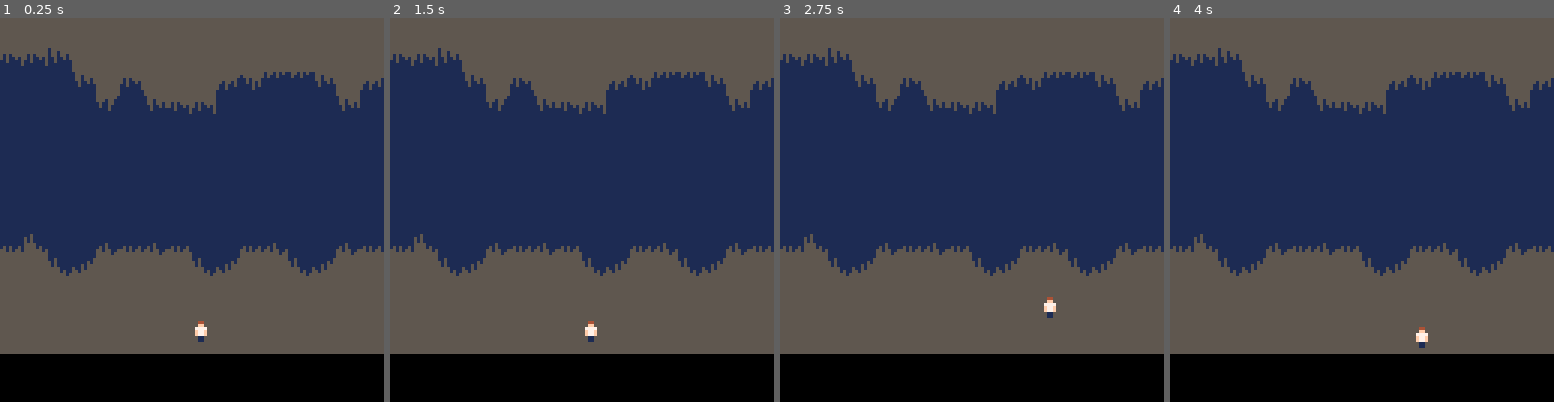
Above: before the commit, frames 1-4 (left to right).
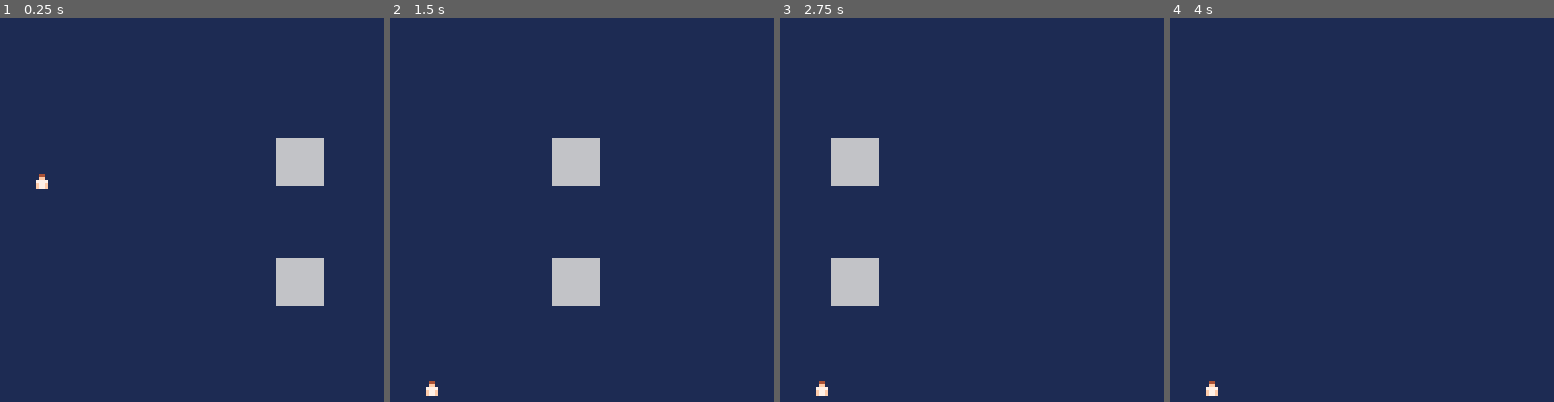
Above: after the commit, the same moments.

Repository: AleexRondan/FlappyBat
Game: PICO-8 cartridge flappy-bat.p8
Two runs of this game, one before a commit and one after it. Both use one fixed random seed, a clock stepped at 60 frames per second and the inputs below.
Inputs:
- Up to frame 1 (0.25 s): no input
- Up to frame 2 (1.5 s): no input
- Up to frame 3 (2.75 s): hold Right 1.6-2.1 s; hold Up 2.15-2.42 s; hold Right from 2.47 s (still down)
- Up to frame 4 (4 s): release Right at 3.03 s; hold Left 3.08-3.58 s; hold Down 3.63-3.97 s

The runs differ from the first frame. In frame 1, 57% of the frame differs, in the area x 0-100%, y 0-100%; in frame 2, 57%; in frame 3, 57%; in frame 4, 55%.

Commit message:
Refactor player movement and add cave obstacles
Rewrote player movement logic to use gravity and flapping mechanics, replacing directional controls. Introduced cave obstacle initialization, update, and draw functions. Updated graphics and map data to reflect new cave elements.

Diff:
--- a/flappy-bat.p8
+++ b/flappy-bat.p8
@@ -4,31 +4,45 @@
 function _init()
 	-- set variables
 
-	position_x = 63
-	position_y = 100
+	px = 10
+	py = 35
+	gravity = 2
+
+	flap = 0
+	flap_down = 8
+
+	-- funcion de cueva
+	i_cave()
 
 end
 
 function _update()
 	-- do calculations
 
- if (btn(➡️)) then
-
- 	position_x += 1
-
- elseif (btn(⬅️)) then
-
- 	position_x -= 1
-
- elseif (btn(⬆️)) then
-
- 	position_y -= 1
-
- elseif (btn(⬇️)) then
-
- 	position_y += 1
-
+	-- velocidad con la que cae
+	-- el personaje
+	py += gravity
+
+ if (btnp(⬆️)) then
+ 	flap = flap_down
  end
+
+ if flap > 0 then
+
+ 	flap -= 1
+
+ end
+
+ py -= flap
+
+
+ if py >= 120 then
+ 	py = 120
+ elseif py <= 0 then
+ 	py = 0
+ end
+
+	u_cave()
 
 end
 
@@ -38,9 +52,152 @@
 	cls()
 	map()
 
-	spr(1, position_x, position_y)
-
-end
+	spr(1, px, py)
+
+	d_cave()
+
+end
+
+
+-->8
+--cave
+function i_cave()
+
+	c1x = 100
+	c1y = 40
+
+	c2x = 100
+	c2y = 80
+
+end
+
+function u_cave()
+
+	c1x -= 1
+	c2x -= 1
+
+
+
+end
+
+function d_cave()
+
+	spr(5,c1x,c1y,2,2)
+	spr(5,c2x,c2y,2,2)
+
+end
+…(112 lines of a section not shown)…
 
 
 
@@ -59,17 +216,19 @@
 
 
 __map__
-0505050505050505050505050505050500000000000000000000000000000000000000000000000000000000000000000000000000000000000000000000000000000000000000000000000000000000000000000000000000000000000000000000000000000000000000000000000000000000000000000000000000000000
-0404080505050505050505050505050500000000000000000000000000000000000000000000000000000000000000000000000000000000000000000000000000000000000000000000000000000000000000000000000000000000000000000000000000000000000000000000000000000000000000000000000000000000
-0909090805040505050306070708050300000000000000000000000000000000000000000000000000000000000000000000000000000000000000000000000000000000000000000000000000000000000000000000000000000000000000000000000000000000000000000000000000000000000000000000000000000000
-0909090902090804040909090909080900000000000000000000000000000000000000000000000000000000000000000000000000000000000000000000000000000000000000000000000000000000000000000000000000000000000000000000000000000000000000000000000000000000000000000000000000000000
-0909090909090909090909090909090900000000000000000000000000000000000000000000000000000000000000000000000000000000000000000000000000000000000000000000000000000000000000000000000000000000000000000000000000000000000000000000000000000000000000000000000000000000
-0909090909090909090909090909090900000000000000000000000000000000000000000000000000000000000000000000000000000000000000000000000000000000000000000000000000000000000000000000000000000000000000000000000000000000000000000000000000000000000000000000000000000000
-0909090909090909090909090909090900000000000000000000000000000000000000000000000000000000000000000000000000000000000000000000000000000000000000000000000000000000000000000000000000000000000000000000000000000000000000000000000000000000000000000000000000000000
-0909090909090909090909090909090900000000000000000000000000000000000000000000000000000000000000000000000000000000000000000000000000000000000000000000000000000000000000000000000000000000000000000000000000000000000000000000000000000000000000000000000000000000
-0909090909090909090909090909090900000000000000000000000000000000000000000000000000000000000000000000000000000000000000000000000000000000000000000000000000000000000000000000000000000000000000000000000000000000000000000000000000000000000000000000000000000000
-1215090914121412090912140909141200000000000000000000000000000000000000000000000000000000000000000000000000000000000000000000000000000000000000000000000000000000000000000000000000000000000000000000000000000000000000000000000000000000000000000000000000000000
-0505151605050505151605051516050500000000000000000000000000000000000000000000000000000000000000000000000000000000000000000000000000000000000000000000000000000000000000000000000000000000000000000000000000000000000000000000000000000000000000000000000000000000
-0505050505050505050505050505050500000000000000000000000000000000000000000000000000000000000000000000000000000000000000000000000000000000000000000000000000000000000000000000000000000000000000000000000000000000000000000000000000000000000000000000000000000000
-0505050505050505050505050505050500000000000000000000000000000000000000000000000000000000000000000000000000000000000000000000000000000000000000000000000000000000000000000000000000000000000000000000000000000000000000000000000000000000000000000000000000000000
-0505050505050505050505050505050500000000000000000000000000000000000000000000000000000000000000000000000000000000000000000000000000000000000000000000000000000000000000000000000000000000000000000000000000000000000000000000000000000000000000000000000000000000
+0404040404040404040404040404040400000000000000000000000000000000000000000000000000000000000000000000000000000000000000000000000000000000000000000000000000000000000000000000000000000000000000000000000000000000000000000000000000000000000000000000000000000000
+0404040404040404040404040404040400000000000000000000000000000000000000000000000000000000000000000000000000000000000000000000000000000000000000000000000000000000000000000000000000000000000000000000000000000000000000000000000000000000000000000000000000000000
+0404040404040404040404040404040400000000000000000000000000000000000000000000000000000000000000000000000000000000000000000000000000000000000000000000000000000000000000000000000000000000000000000000000000000000000000000000000000000000000000000000000000000000
+0404040404040404040404040404040406000000000000000000000000000000000000000000000000000000000000000000000000000000000000000000000000000000000000000000000000000000000000000000000000000000000000000000000000000000000000000000000000000000000000000000000000000000
+0404040404040404040404040404040406060000000000000000000000000000000000000000000000000000000000000000000000000000000000000000000000000000000000000000000000000000000000000000000000000000000000000000000000000000000000000000000000000000000000000000000000000000
+0404040404040404040404040404040406060600000000000000000000000000000000000000000000000000000000000000000000000000000000000000000000000000000000000000000000000000000000000000000000000000000000000000000000000000000000000000000000000000000000000000000000000000
+0404040404040404040404040404040406060600000000000000000000000000000000000000000000000000000000000000000000000000000000000000000000000000000000000000000000000000000000000000000000000000000000000000000000000000000000000000000000000000000000000000000000000000
+0404040404040404040404040404040406060600000000000000000000000000000000000000000000000000000000000000000000000000000000000000000000000000000000000000000000000000000000000000000000000000000000000000000000000000000000000000000000000000000000000000000000000000
+0404040404040404040404040404040406060600000000000000000000000000000000000000000000000000000000000000000000000000000000000000000000000000000000000000000000000000000000000000000000000000000000000000000000000000000000000000000000000000000000000000000000000000
+0404040404040404040404040404040406060600000000000000000000000000000000000000000000000000000000000000000000000000000000000000000000000000000000000000000000000000000000000000000000000000000000000000000000000000000000000000000000000000000000000000000000000000
+0404040404040404040404040404040406060600000000000000000000000000000000000000000000000000000000000000000000000000000000000000000000000000000000000000000000000000000000000000000000000000000000000000000000000000000000000000000000000000000000000000000000000000
+0404040404040404040404040404040406060600000000000000000000000000000000000000000000000000000000000000000000000000000000000000000000000000000000000000000000000000000000000000000000000000000000000000000000000000000000000000000000000000000000000000000000000000
+0404040404040404040404040404040406060300000000000000000000000000000000000000000000000000000000000000000000000000000000000000000000000000000000000000000000000000000000000000000000000000000000000000000000000000000000000000000000000000000000000000000000000000
+0404040404040404040404040404040406060000000000000000000000000000000000000000000000000000000000000000000000000000000000000000000000000000000000000000000000000000000000000000000000000000000000000000000000000000000000000000000000000000000000000000000000000000
+0404040404040404040404040404040406000000000000000000000000000000000000000000000000000000000000000000000000000000000000000000000000000000000000000000000000000000000000000000000000000000000000000000000000000000000000000000000000000000000000000000000000000000
+0404040404040404040404040404040400000000000000000000000000000000000000000000000000000000000000000000000000000000000000000000000000000000000000000000000000000000000000000000000000000000000000000000000000000000000000000000000000000000000000000000000000000000
Not shown, changed: 128 lines of the sprite sheet (__gfx__) section of flappy-bat.p8
Not shown, changed: .DS_Store
